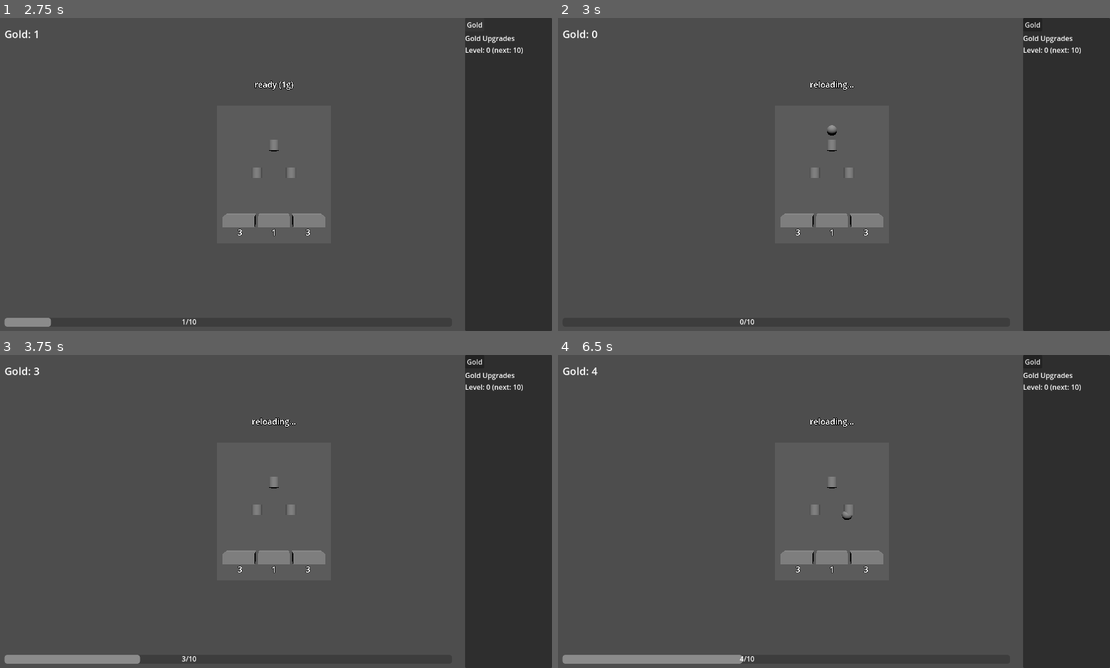
Above: before the commit, frames 1-4 (two rows, left to right).
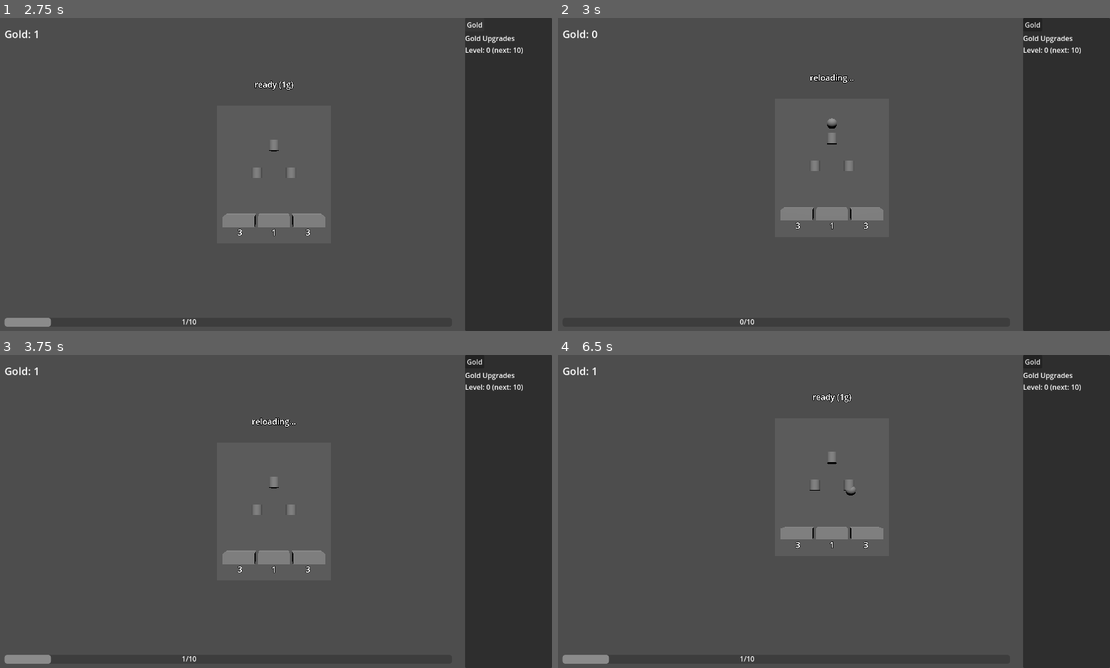
Above: after the commit, the same moments.

Repository: kjbrown-sandbox/pleenko
Game: Godot game, scene res://scenes/main.tscn
Same seed, same stepped clock (60 frames per second), same inputs: the game is played once before the commit and once after it.
Inputs (mouse positions are in pixels of both pictures, inside the frame that each line leads up to):
- Up to frame 1 (2.75 s): click "Gold" at 0.5 s; click "Gold" at 1.25 s; click "Gold" at 2 s
- Up to frame 2 (3 s): tap Enter (reset_game, bound only after the commit) at 2.75 s; move the mouse to (955, 158) at 2.77 s; hold Space (drop_coin) from 2.78 s (still down); click (955, 158) at 2.92 s
- Up to frame 3 (3.75 s): move the mouse to (160, 527) at 3.52 s; release Space (drop_coin) at 3.53 s; tap Space (drop_coin) at 3.6 s; click (160, 527) at 3.67 s
- Up to frame 4 (6.5 s): tap Enter (reset_game, bound only after the commit) at 4.25, 5.75, 6.4 s; move the mouse to (889, 442) at 4.27 s; hold Space (drop_coin) 4.28-5.03 s; click (889, 442) at 4.42 s; move the mouse to (806, 574) at 5.02 s; tap Space (drop_coin) at 5.1 s; click (806, 574) at 5.17 s; move the mouse to (999, 558) at 5.77 s; hold Space (drop_coin) from 5.78 s (still down); click (999, 558) at 5.92 s

Frame 1 is identical in both runs. In frame 2, 1.2% of the frame differs, in the area x 40-59%, y 17-70%; in frame 3, 0.5%; in frame 4, 2.8%, in the area x 6-59%, y 4-99%.

Commit message:
Enter to nuke save

Diff:
--- a/project.godot
+++ b/project.godot
@@ -28,6 +28,11 @@
 "events": [Object(InputEventKey,"resource_local_to_scene":false,"resource_name":"","device":-1,"window_id":0,"alt_pressed":false,"shift_pressed":false,"ctrl_pressed":false,"meta_pressed":false,"pressed":false,"keycode":0,"physical_keycode":32,"key_label":0,"unicode":32,"echo":false,"script":null)
 ]
 }
+reset_game={
+"deadzone": 0.2,
+"events": [Object(InputEventKey,"resource_local_to_scene":false,"resource_name":"","device":-1,"window_id":0,"alt_pressed":false,"shift_pressed":false,"ctrl_pressed":false,"meta_pressed":false,"pressed":false,"keycode":0,"physical_keycode":4194309,"key_label":0,"unicode":0,"echo":false,"script":null)
+]
+}
 
 [physics]
 
--- a/scripts/main.gd
+++ b/scripts/main.gd
@@ -139,6 +139,8 @@
 func _unhandled_input(event: InputEvent) -> void:
 	if event.is_action_pressed("drop_coin"):
 		_drop_on_selected_board()
+	if event.is_action_pressed("reset_game"):
+		_reset_game()
 
 
 func _process(_delta: float) -> void:
@@ -799,6 +801,14 @@
 # === Save / Load ===
 
 const SAVE_PATH := "user://save.json"
+
+
+func _reset_game() -> void:
+	# Delete save file
+	if FileAccess.file_exists(SAVE_PATH):
+		DirAccess.remove_absolute(SAVE_PATH)
+	# Reload the entire scene from scratch
+	get_tree().reload_current_scene()
 
 
 func _notification(what: int) -> void:
